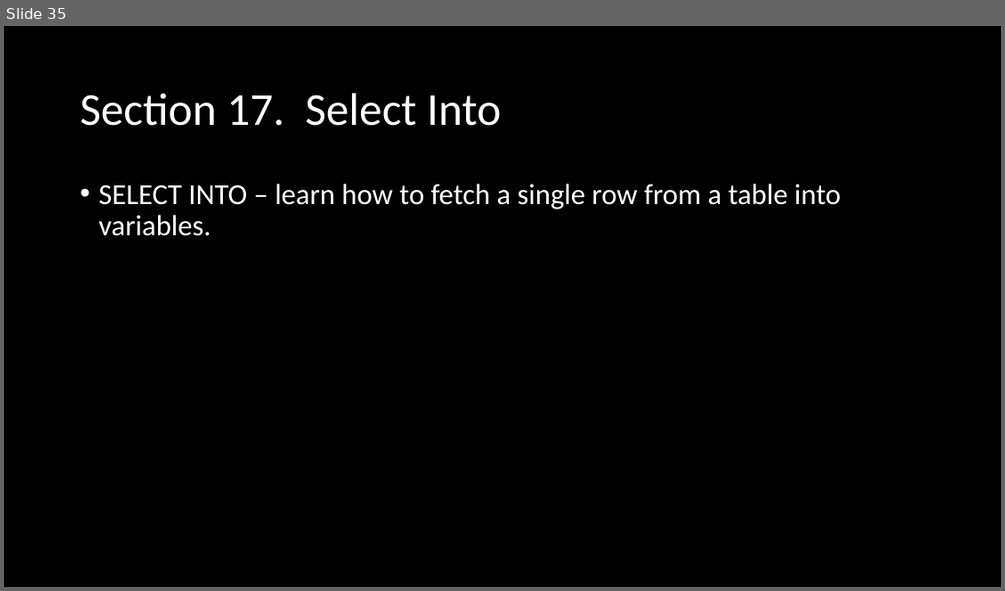
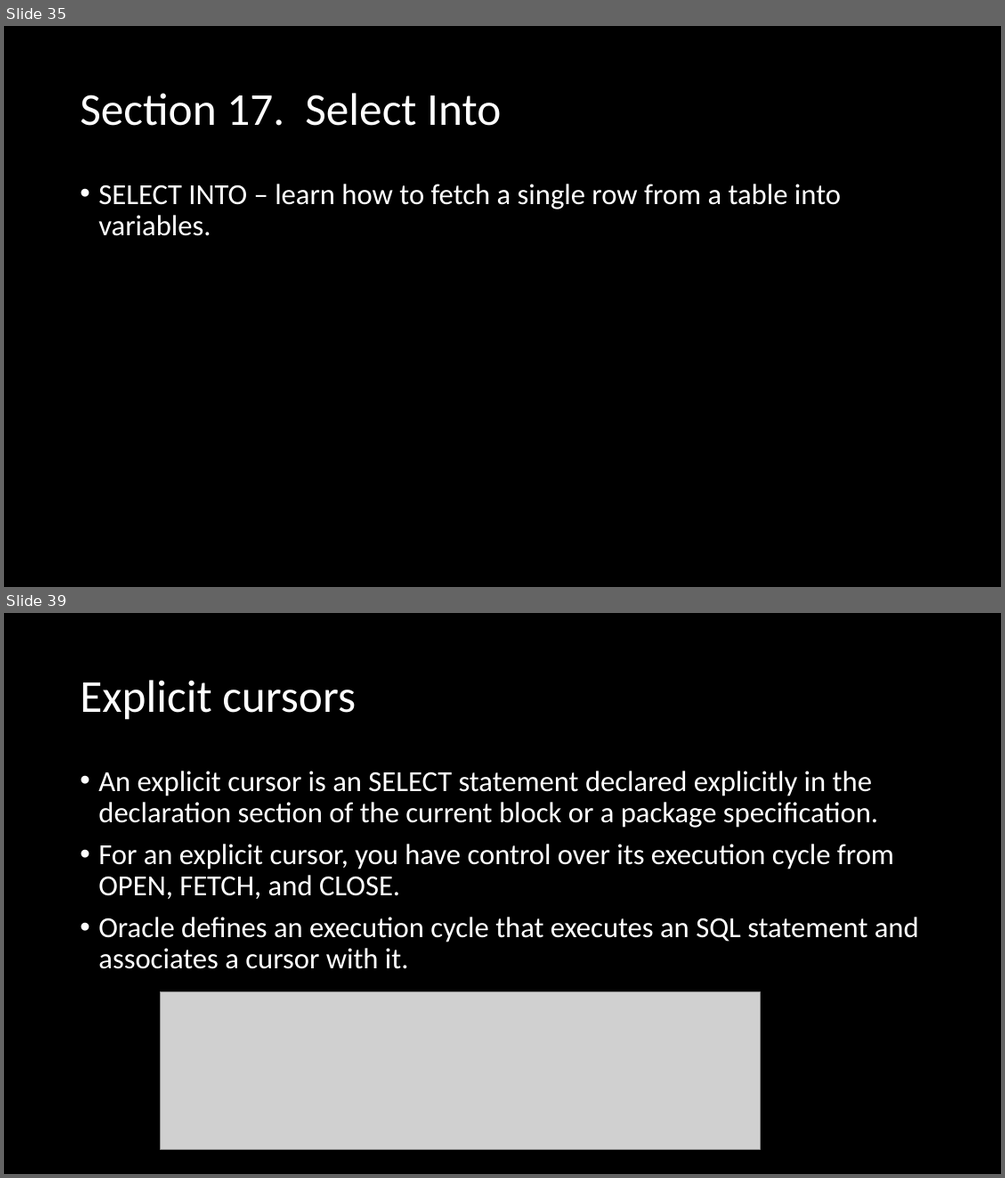
Before and after one commit to vivek-gohil/BharatBank-Oracle, a slide deck: Oracle-Vivek Gohil.pptx. Shown one above the other, each under a label of ours: slide 35 before the commit, slides 35 and 39 after it; the slides between them are not shown. The pictures are 1005x591 and 1005x1178 pixels, drawn with LibreOffice and Linux fonts; fonts in the diff are those of the drawing; grey boxes stand for pictures. Boxes give left, top, right and bottom in pixels: in the first picture for what was removed or moved away, otherwise in the second. Text is boxed around its words. In the diff, an @@ line names an element or a change of style, - is before the commit and + after.

Commit message:
Day 5
PPT + Oracle Tutorials - Detailed

```diff
--- a/Oracle-Vivek Gohil.pptx
+++ b/Oracle-Vivek Gohil.pptx
@@ slide 39 added at (4,613,1001,1174), background #000000 @@
@@ title added at (80,680,356,720), 44 pt, text #FFFFFF @@
+Explicit cursors
@@ text added at (98,771,919,969), 28 pt, text #FFFFFF @@
+• An explicit cursor is an SELECT statement declared explicitly in the declaration section of the current block or a package specification.
+• For an explicit cursor, you have control over its execution cycle from OPEN, FETCH, and CLOSE.
+• Oracle defines an execution cycle that executes an SQL statement and associates a cursor with it.
@@ picture added at (161,991,760,1149) @@
```
Also in this commit, not shown: 2 slides changed, 5 other slides added, 1 other file.
